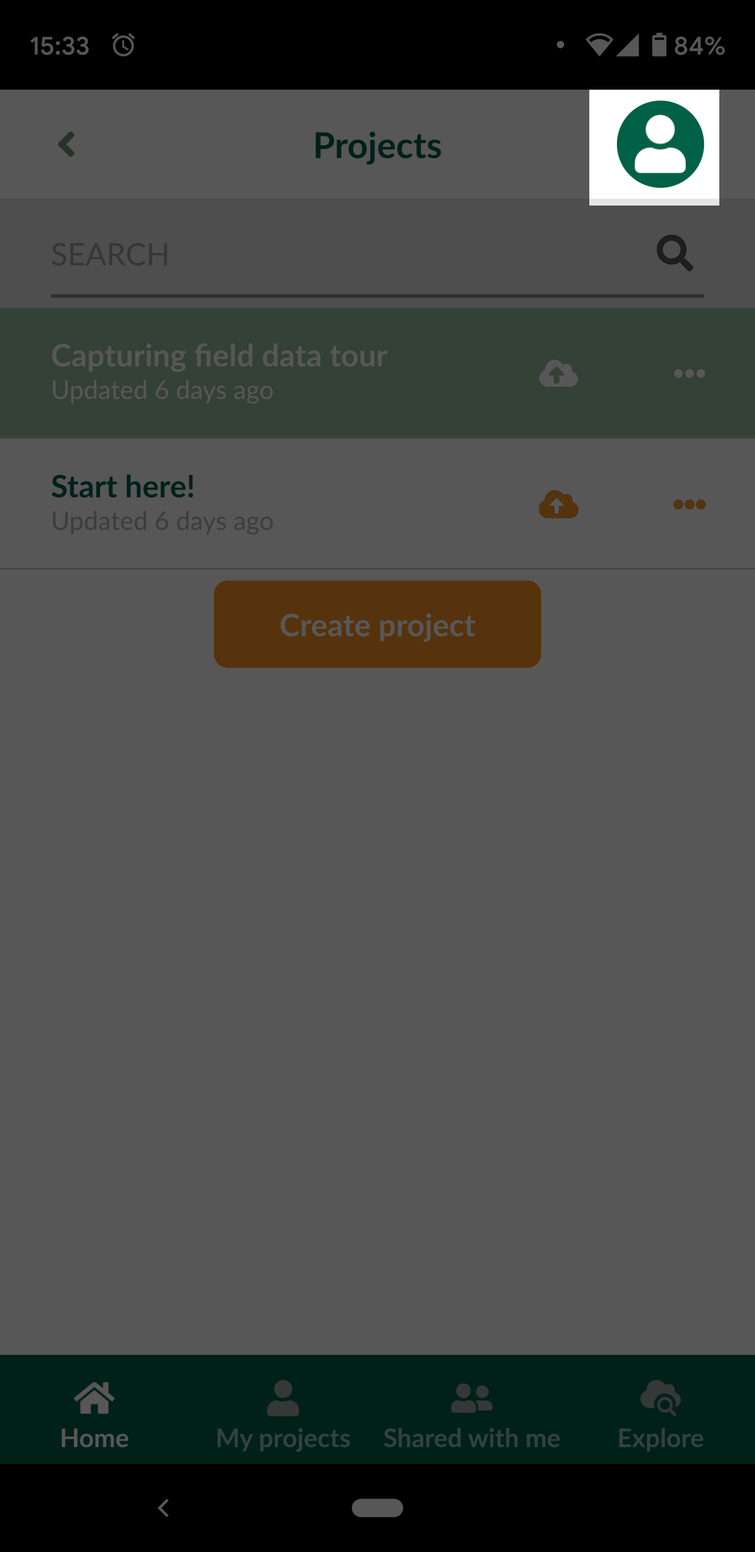
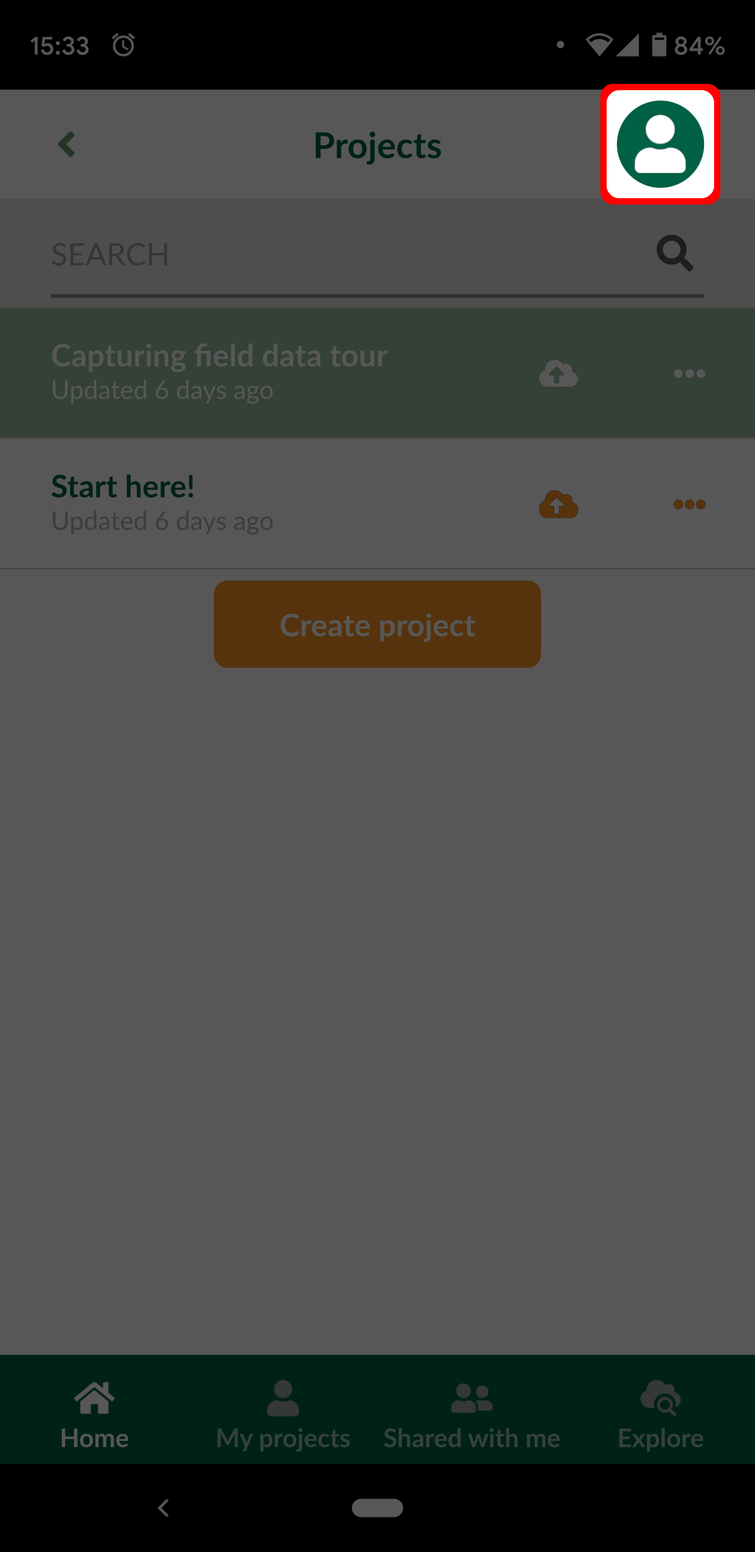
Before/after of a 755px x 1552px layered artwork. What changed in the layer stack:
added layer "Red" above "Black" over 600, 83, 721, 205
painted on "Black" over 589, 83, 720, 206
